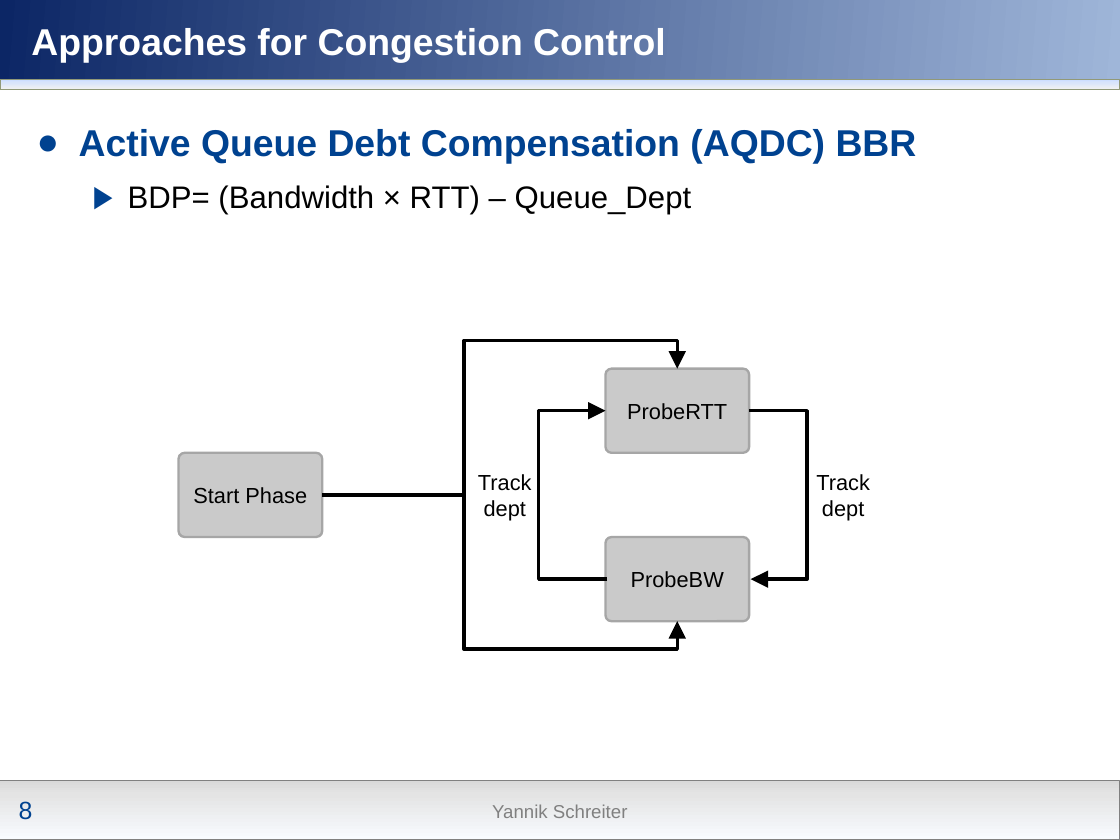
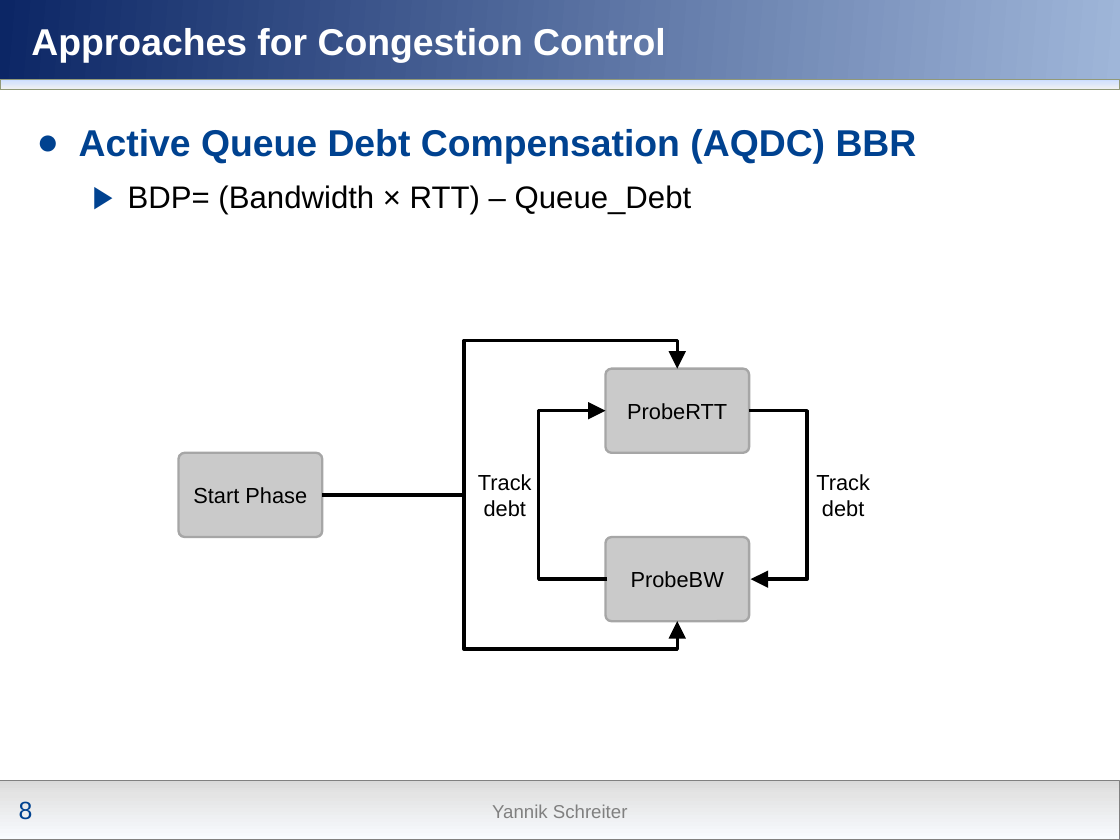
Before and after one commit to nochlachstdu/Seminararbeit, a slide deck: slide 8 of Modern_Congestion_Control.pptx. Drawn at 1120x840 pixels with LibreOffice and Linux fonts; fonts in the diff are those of the drawing; background and template pictures are left out. Boxes give left, top, right and bottom in pixels: in the first picture for what was removed or moved away, otherwise in the second. Text is boxed around its words. In the diff, an @@ line names an element or a change of style, - is before the commit and + after.

```diff
--- a/Modern_Congestion_Control.pptx
+++ b/Modern_Congestion_Control.pptx
@@ text at (x1=128, y1=185, x2=692, y2=215): text changed @@
-  ▶ BDP= (Bandwidth × RTT) – Queue_Dept
+  ▶ BDP= (Bandwidth × RTT) – Queue_Debt
@@ text at (x1=478, y1=474, x2=532, y2=517): text changed @@
-Track dept
+Track debt
@@ text at (x1=816, y1=474, x2=870, y2=517): text changed @@
-Track dept
+Track debt
```
Also in this commit, not shown: 3 other slides changed, 1 slide added.
